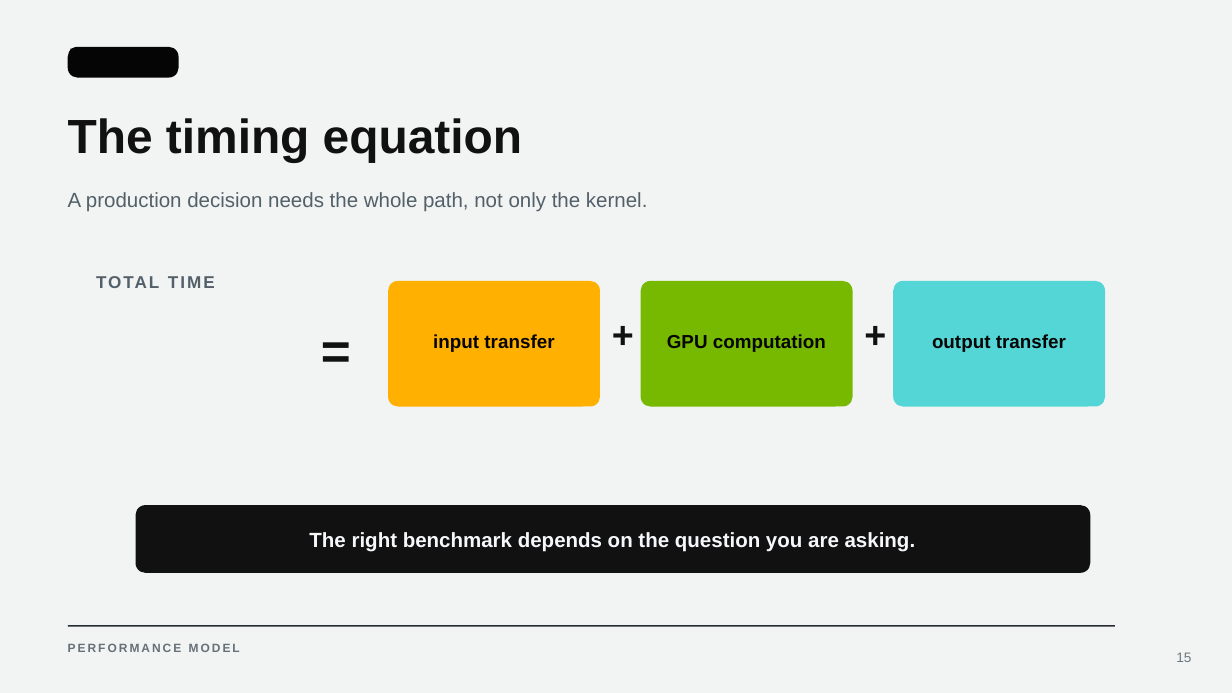
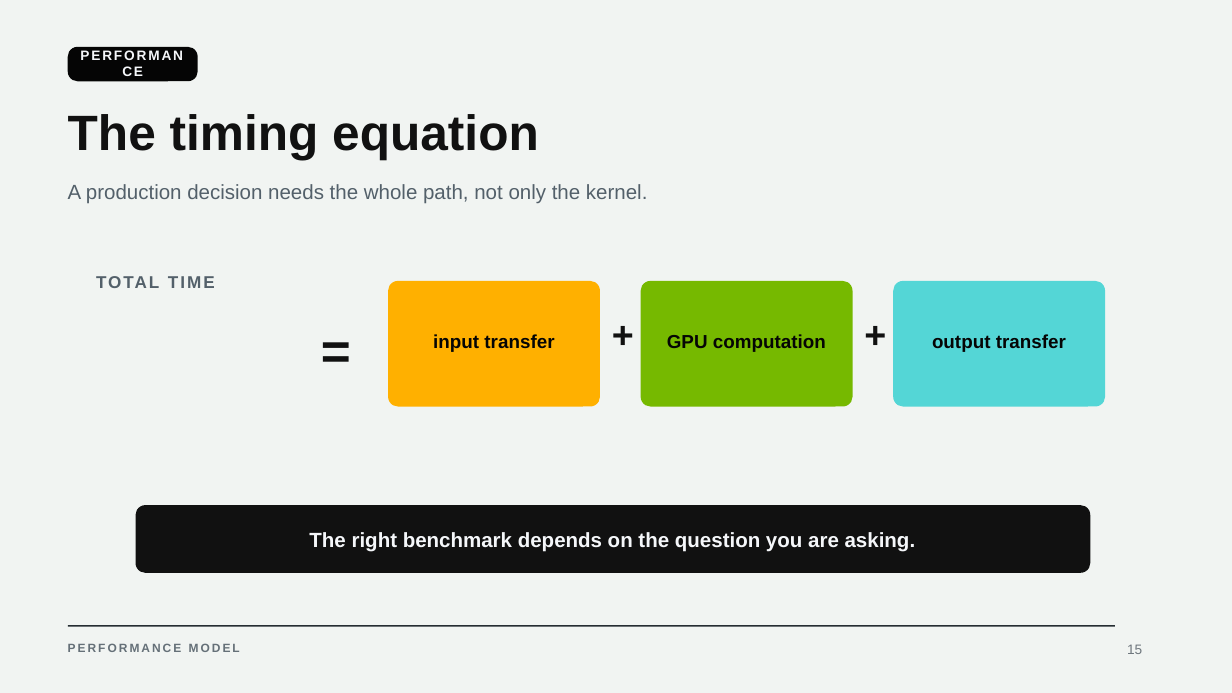
Before and after one commit to learnwithraghu/introduction-to-gpu, a slide deck: slide 15 of slides/introduction-to-gpu-slides.pptx. Drawn at 1232x693 pixels with LibreOffice and Linux fonts; fonts in the diff are those of the drawing. Boxes give left, top, right and bottom in pixels: in the first picture for what was removed or moved away, otherwise in the second. Text is boxed around its words. In the diff, an @@ line names an element or a change of style, - is before the commit and + after.

Commit message:
Polish GPU presentation layout

```diff
--- a/slides/introduction-to-gpu-slides.pptx
+++ b/slides/introduction-to-gpu-slides.pptx
@@ rounded rectangle: place and size @@
-rounded rectangle at bbox=[68, 47, 179, 78]
+rounded rectangle at bbox=[68, 47, 197, 81]
@@ rounded rectangle at bbox=[68, 47, 197, 81]: proportions changed @@
@@ text "PERFORMANCE": place and size @@
-text "PERFORMANCE" at bbox=[68, 48, 179, 75]
+text "PERFORMANCE" at bbox=[75, 48, 191, 78]
@@ text "PERFORMANCE" at bbox=[75, 48, 191, 78]: text colour #050505 to #F5F7FA, letter spacing 1.2 to 1.1 pt @@
@@ text "The timing equation" at bbox=[68, 114, 539, 160]: size 28 to 29 pt @@
@@ text "A production decision needs the ...": place and size @@
-text "A production decision needs the ..." at bbox=[68, 192, 648, 212]
+text "A production decision needs the ..." at bbox=[68, 184, 648, 204]
@@ page number: place and size @@
-page number at bbox=[1176, 652, 1191, 662]
+page number at bbox=[1127, 644, 1142, 654]
```
Also in this commit, not shown: 17 other slides changed, 2 other files.
